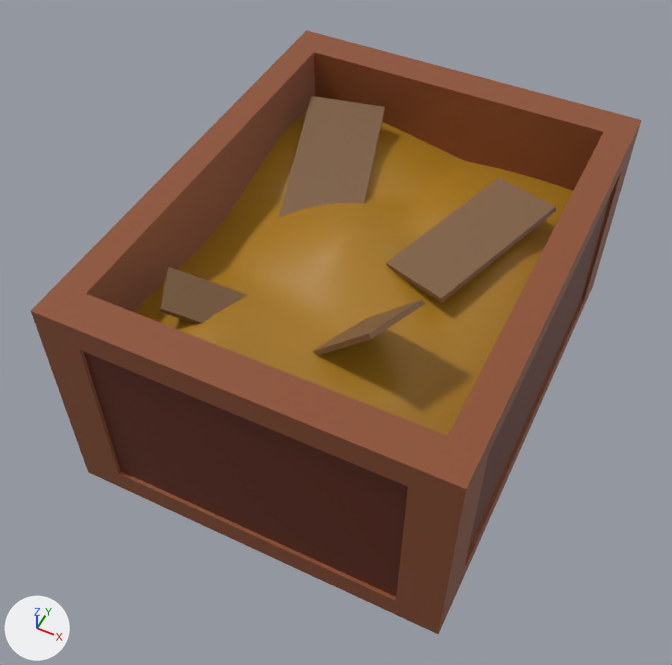
The FBX model Overboard/Assets/Assets/plank_crate.fbx, before and after one commit.
Rendered twice from a 50 mm camera at (1.4, -3.14, 3.55) aimed at (-0.06, -0.21, -0.11). Arrows for +X, +Y and +Z are at lower left; the lights stay in place. Where no turn or scale is listed for an object, it has been applied to the vertices.
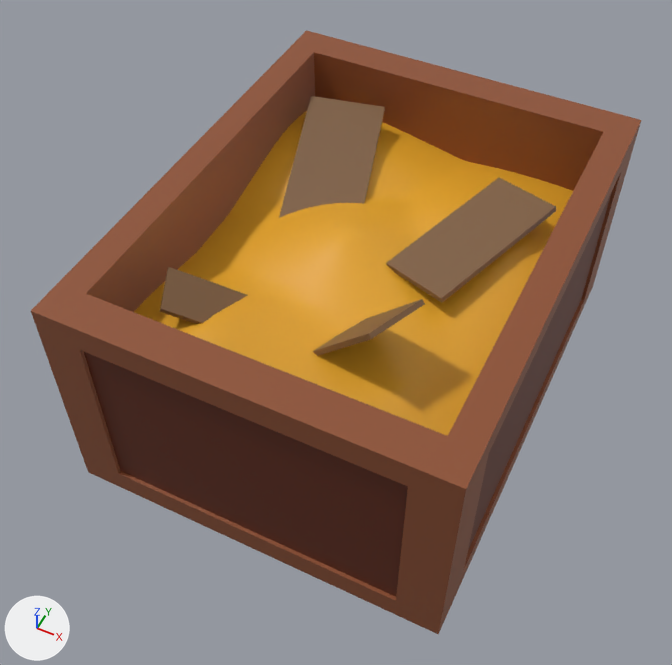
Changed parts and their boxes [x1, y1, x2, y2] in the pictures (672 x 665 px):
'Cube.002', recoloured (brown to orange): [134, 111, 573, 436] in both

The change, as a list of edits to the scene's bpy script:
```text
Change mat_material_004:
    mat_material_004.base_color: (0.411, 0.203, 0.0144) -> (0.787, 0.382, 0.0237)  # brown #ac7c20 -> orange #e5a62b
```
